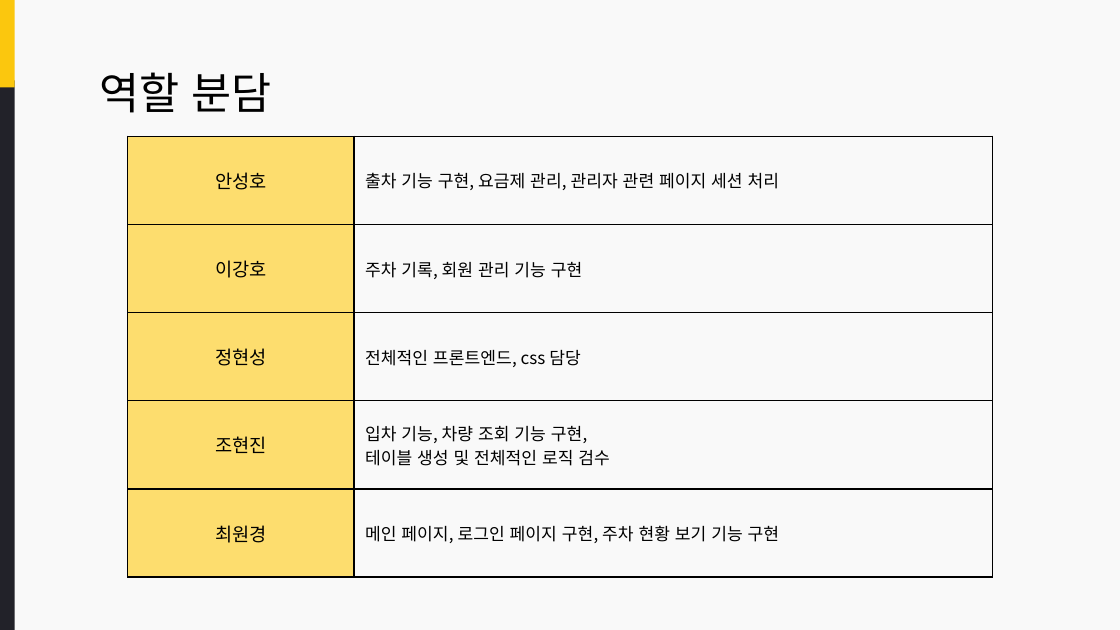
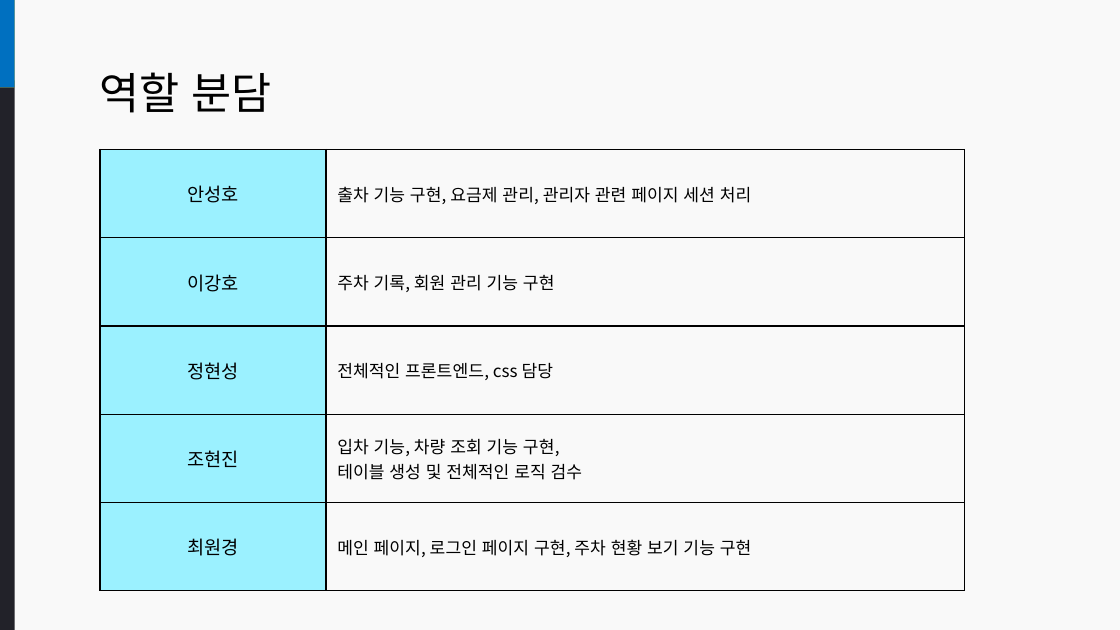
Before and after one commit to petersonahn/parking_system, a slide deck: slide 8 of Report_File/project1_result.pptx. Drawn at 1120x630 pixels with LibreOffice and Linux fonts; fonts in the diff are those of the drawing. Boxes give left, top, right and bottom in pixels: in the first picture for what was removed or moved away, otherwise in the second. Text is boxed around its words. In the diff, an @@ line names an element or a change of style, - is before the commit and + after.

```diff
--- a/Report_File/project1_result.pptx
+++ b/Report_File/project1_result.pptx
@@ rectangle added at box(0, 0, 15, 87), fill #0070C0 @@
@@ table at box(100, 150, 964, 591) @@
@@ fill #FDDD6E to #9BF1FF in 5 cells @@
@@ table: place and size @@
-table at box(128, 137, 992, 578)
+table at box(100, 150, 964, 591)
```
Also in this commit, not shown: 17 other slides changed.
